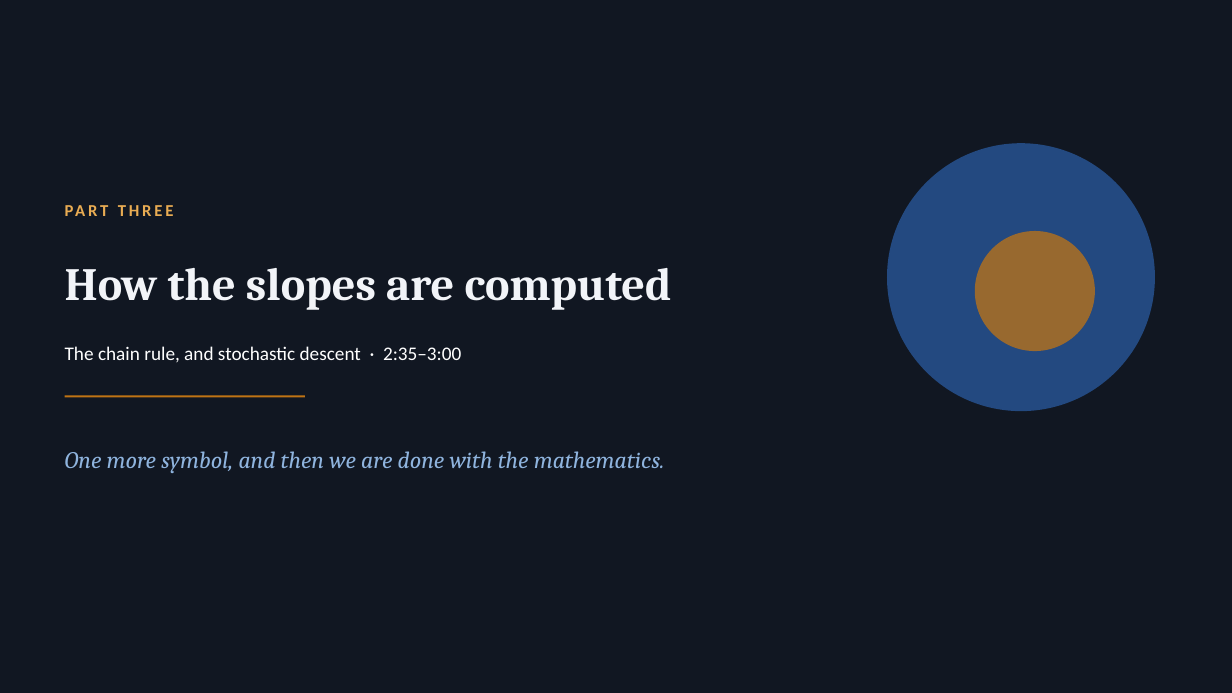
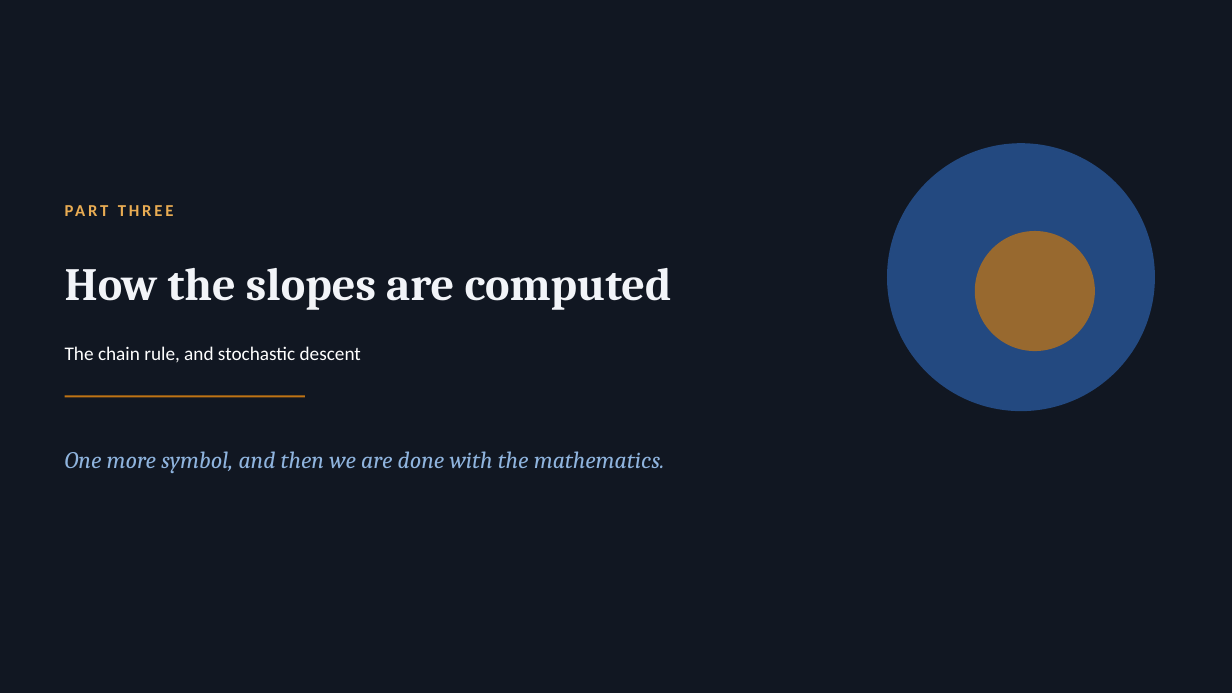
Before and after one commit to lindagaw/lindagaw.github.io, a slide deck: slide 26 of courses/COLL150-Fall26/Slides/Unit 5 - Loss Function Gradient and Descent.pptx (slide 27 before the commit). Drawn at 1232x693 pixels with LibreOffice and Linux fonts; fonts in the diff are those of the drawing. Boxes give left, top, right and bottom in pixels: in the first picture for what was removed or moved away, otherwise in the second. Text is boxed around its words. In the diff, an @@ line names an element or a change of style, - is before the commit and + after.

```diff
--- a/courses/COLL150-Fall26/Slides/Unit 5 - Loss Function Gradient and Descent.pptx
+++ b/courses/COLL150-Fall26/Slides/Unit 5 - Loss Function Gradient and Descent.pptx
@@ text at bbox=[65, 346, 361, 363]: text changed @@
-The chain rule, and stochastic descent · 2:35–3:00
+The chain rule, and stochastic descent
```
Also in this commit, not shown: 4 other slides changed, 3 slides removed, 5 other files.
